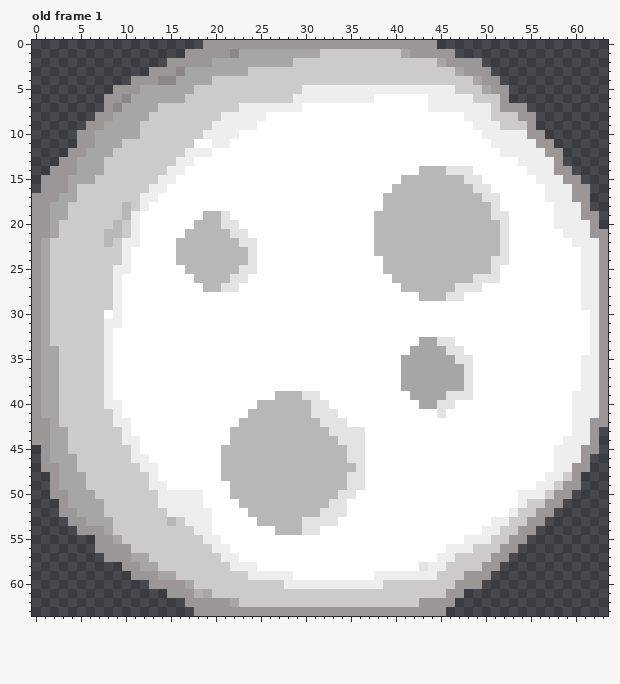
Edited in one commit: pixel-art file (Assets/MyAssets/MoonCoin.aseprite). Above: the version before the commit.
64x64 pixels, 1 frame. Colours within 5 levels of each other are drawn and written as one. Shown: old frame 1. The commit also changed other frames, which this record leaves out.
The same view after the edit:
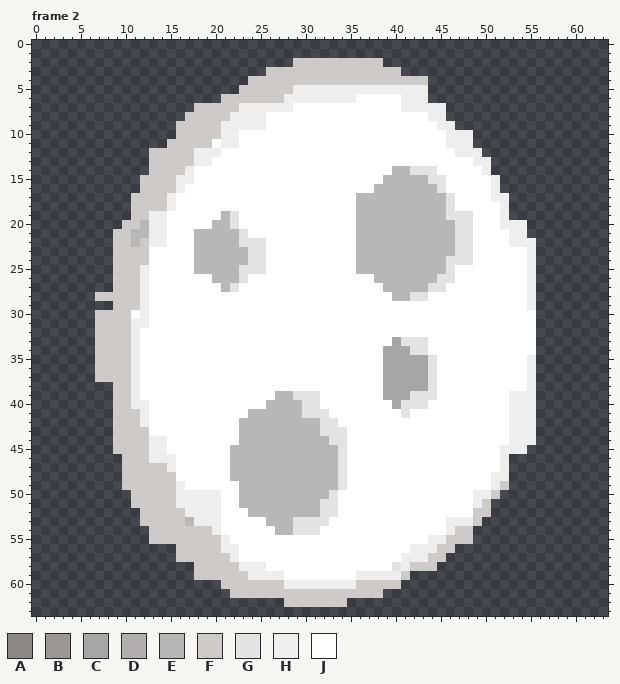
Palette (. is transparent): A #8b8787  B #9b9797  C #a6a6a6  D #b1afaf  E #b7b7b7  F #cdcaca  G #e3e3e3  H #eeeeee  J #ffffff
A new or re-ordered frame is compared with the old frame closest to it.
From old to new:
frames 1 -> 9
Changed rows in their new state; - is an unchanged pixel.
Frame 2 is new; against old frame 1:
first column x 0:
 0 -------------------..........................-------------------
 1 -----------------..............................-----------------
 2 ---------------..............----------...........--------------
 3 -------------.............---------------..........-------------
 4 -----------.............--------------------........------------
 5 ---------..............------H--------------.........-----------
 6 --------.............-------H-------JJ---HHH.........-----------
 7 --------..........-----------J-----------HHH--.........---------
 8 -------..........----F----------------------HH..........--------
 9 ------..........----F----H-------------------HH.........--------
10 -----...........---FF-------------------------HHH........-------
11 -----..........---FFJ-H-----------------------HHH.........------
12 ----.........----F--H--------------------------HHH.........-----
13 ---..........---FFHH-----------------------------HH........-----
14 --...........--FFH----------------------EEGGGJJJJ-H.........----
15 -...........--FFHH---------------------EE---GGJJJJ-H.........---
16 -...........-FFFH---------------------EE-----GJJJJJH..........--
17 ...........-FFFH--------------------EEE-------GJJJJHH.........--
18 ...........-FFFH--------------------EEE-------GJJJJJH.........--
19 ...........FFHH----JJEG-------------EE--------GGGJJJH..........-
20 ..........-FEHH---JJ-E--------------EE---------GGJJJHHH........-
21 .........F-EEHH--J----E-------------EE---------GGJJJJHH.........
22 .........-FEFHH-JJ-------G----------EE---------GGJJJJHHH........
23 .........-FFF---JJ-------G----------EE---------GGJJJJ--H........
24 .........-FFF---JJ-------G----------EEE-------GGGJJJJ--H........
25 .........FFFH----J-------G----------EEE-------GJJJJJ---H........
26 .........FFFH-----JJ--E---------------EE-----GGJJJJJ---H........
27 .........FFFH------JJE-----------------EE---GGJJJJ-----H........
28 .......--FFFH---------------------------EEGGJJJJ-------H........
29 .........FFFH------------------------------------------H........
30 .......-FFF-H-------------------------------------------........
31 .......-FFFHH-------------------------------------------........
32 .......-FFFH--------------------------------------------........
33 .......-FFFH----------------------------CGGGJJJ---------........
34 .......-FFFH---------------------------CCCGGJJJJ--------........
35 .......-FFFH---------------------------CC---GJJJJ------H........
36 .......-FFFH---------------------------CC---GJJJJ------H........
37 .......-FFFH---------------------------CC---GJJJJ------H........
38 .........FFH---------------------------CC---GJJJJ------H........
39 .........FFH-----------------G---------CCCGGGJJJJ----HHH........
40 .........FFHH------------J----G-J-------CGGGJJJ------HHH........
41 .........FFFH-----------------G--J-------G---J-------HHH........
42 .........FFFH---------------------J------------------HHH........
43 .........-FFF---------J---------G--JJ----------------HHH.......-
44 .........-FFFHH-------J----------G-JJ----------------HHH.......-
45 -........--FFHH------J------------GJJ---------------HHH........-
46 -.........-FFHHH-----J------------GJJ---------------H.........--
47 -.........--FFFH-----J------------GJJ---------------H.........--
48 --........---FFF-----J------------GJJ--------------HH........---
49 --........---FFFH-----J-----------GJJ--------------HF........---
50 --.........---FF---HH-J----------GJJ-------------HHF........----
51 ---........---FF---HH-----------G-J--------------HF........-----
52 ---.........---FF---H-------------J--------------FF.......------
53 ----........---F-E--H----J---G---J------------HHHF.......-------
54 -----........-----FFH--------G----------------HFF.......--------
55 -------......------FFH----------------------HHFFF......---------
56 -------.........----F-H-------------------HHHFF.......----------
57 --------........-----F-------------------HHHFF.......-----------
58 ----------........----F--H--------------GHFFF.......------------
59 -----------.......----------J-------HH---F.........-------------
60 -------------........---------------FFF--.........--------------
61 ---------------.......-----------------.........----------------
62 -----------------...........-------............-----------------
63 ------------------............................------------------
Boxes around the changes in both pictures, in picture pixels (x1, y1, x2, y2):
changed: (32, 40, 608, 616)
